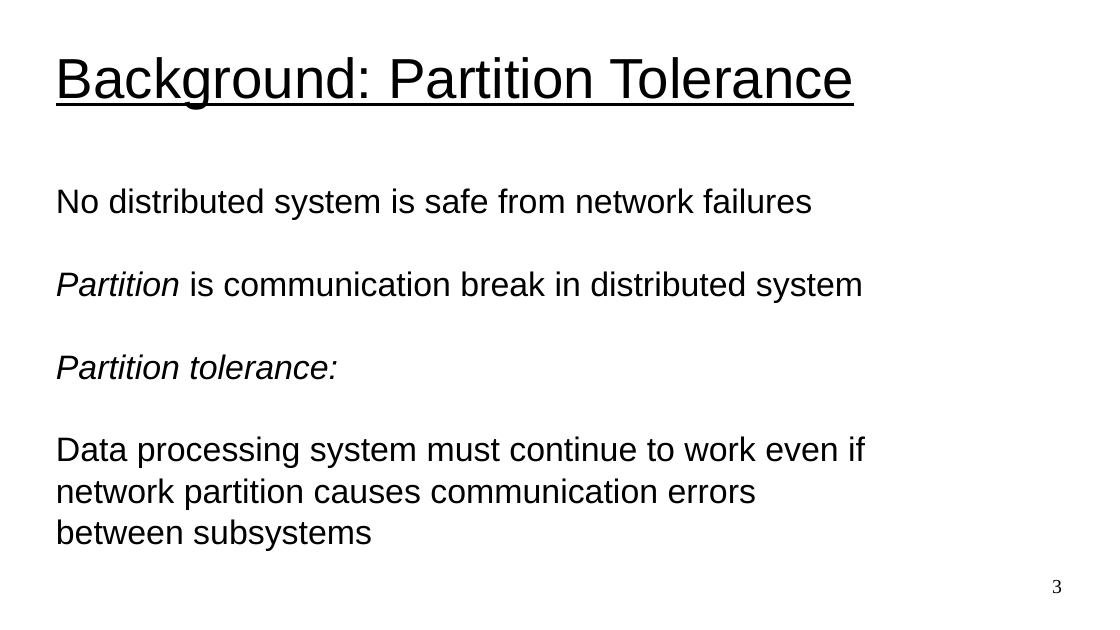
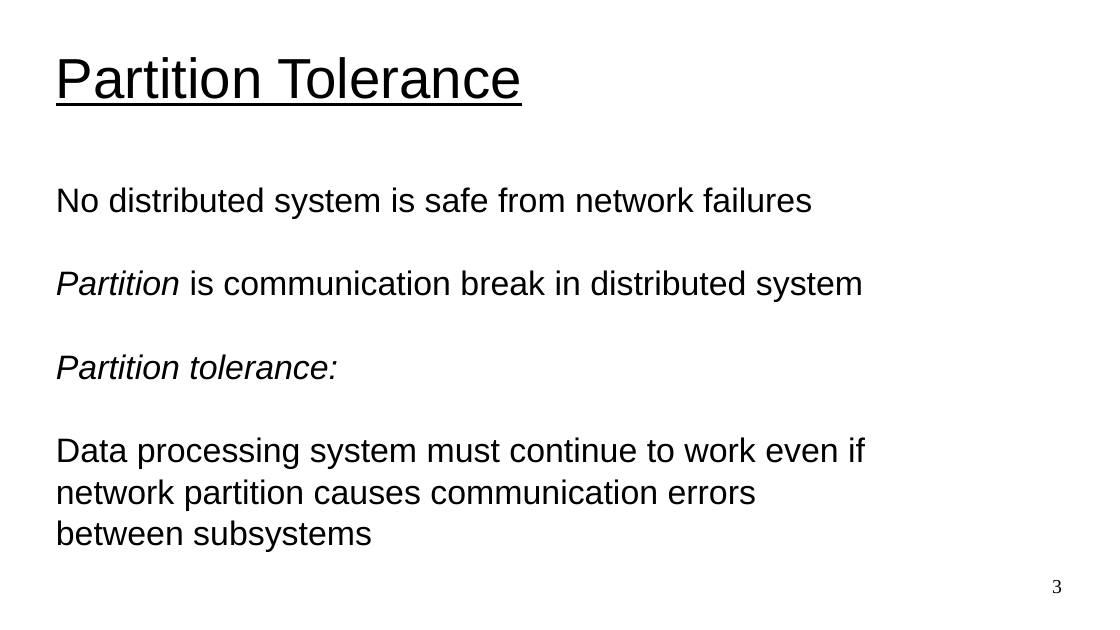
Before and after one commit to UVADS/distributed_computing, a slide deck: slide 3 of 03_dataframes_and_spark_sql/cap_theorem.ppt. Drawn at 1120x630 pixels with LibreOffice and Linux fonts; fonts in the diff are those of the drawing. Boxes give left, top, right and bottom in pixels: in the first picture for what was removed or moved away, otherwise in the second. Text is boxed around its words. In the diff, an @@ line names an element or a change of style, - is before the commit and + after.

```diff
--- a/03_dataframes_and_spark_sql/cap_theorem.ppt
+++ b/03_dataframes_and_spark_sql/cap_theorem.ppt
@@ title at [56,57,522,106]: text changed @@
-Background: Partition Tolerance
+Partition Tolerance
```
Also in this commit, not shown: 5 other slides changed, 7 slides added, 2 other files.
